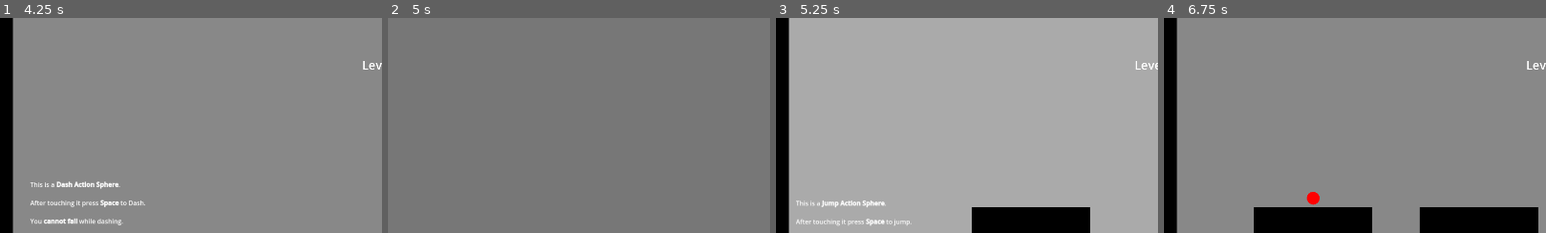
Above: before the commit, frames 1-4 (left to right).
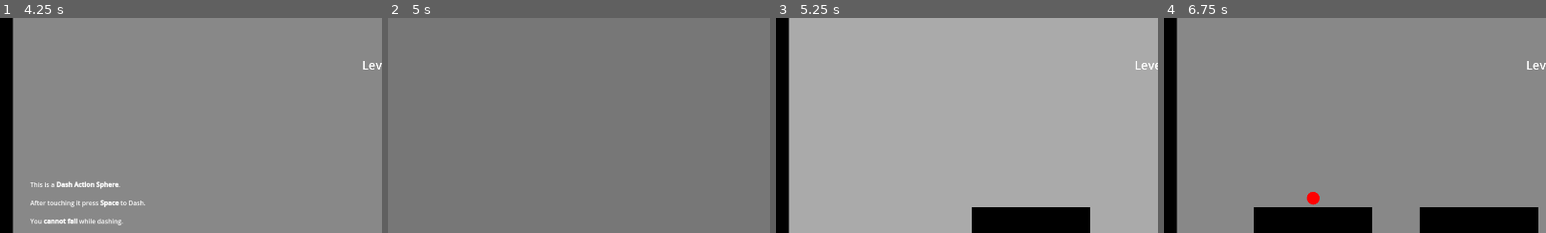
Above: after the commit, the same moments.

Repository: moaatt2/My-First-Game
Game: Godot game, scene res://scenes/level_select_screen.tscn
Two runs of this game, one before a commit and one after it. Both use one fixed random seed, a clock stepped at 60 frames per second and the inputs below. The engine's default icon, where the game draws it, is replaced by a stand-in: a white triangle on a blue panel in a dark square.
Inputs:
- Up to frame 1 (4.25 s): click "2" at 0.5 s; click "Back" at 1.25 s; click "6" at 2 s; click "Back" at 2.75 s; click "3" at 3.5 s
- Up to frame 2 (5 s): click "Back" at 4.25 s
- Up to frame 3 (5.25 s): click "10" at 5 s
- Up to frame 4 (6.75 s): click "Back" at 5.75 s; click "4" at 6.5 s
The pictures show only the part of the screen within x 0-50%, y 39-89%; the shares and areas given below are measured in that part.

Frames 1-2 are identical in both runs. In frame 3, 0.7% of the frame differs, in the area x 5-36%, y 84-97%; in frame 4, nothing differs.

Commit message:
Remove unecessary tutorial text from level 10.

Diff:
--- a/levels/level_10.tscn
+++ b/levels/level_10.tscn
@@ -9,3 +9,6 @@
 
 [node name="Label" parent="CenterContainer" index="0"]
 text = "Level 10"
+
+[node name="Tutorial Label" parent="." index="2"]
+visible = false
